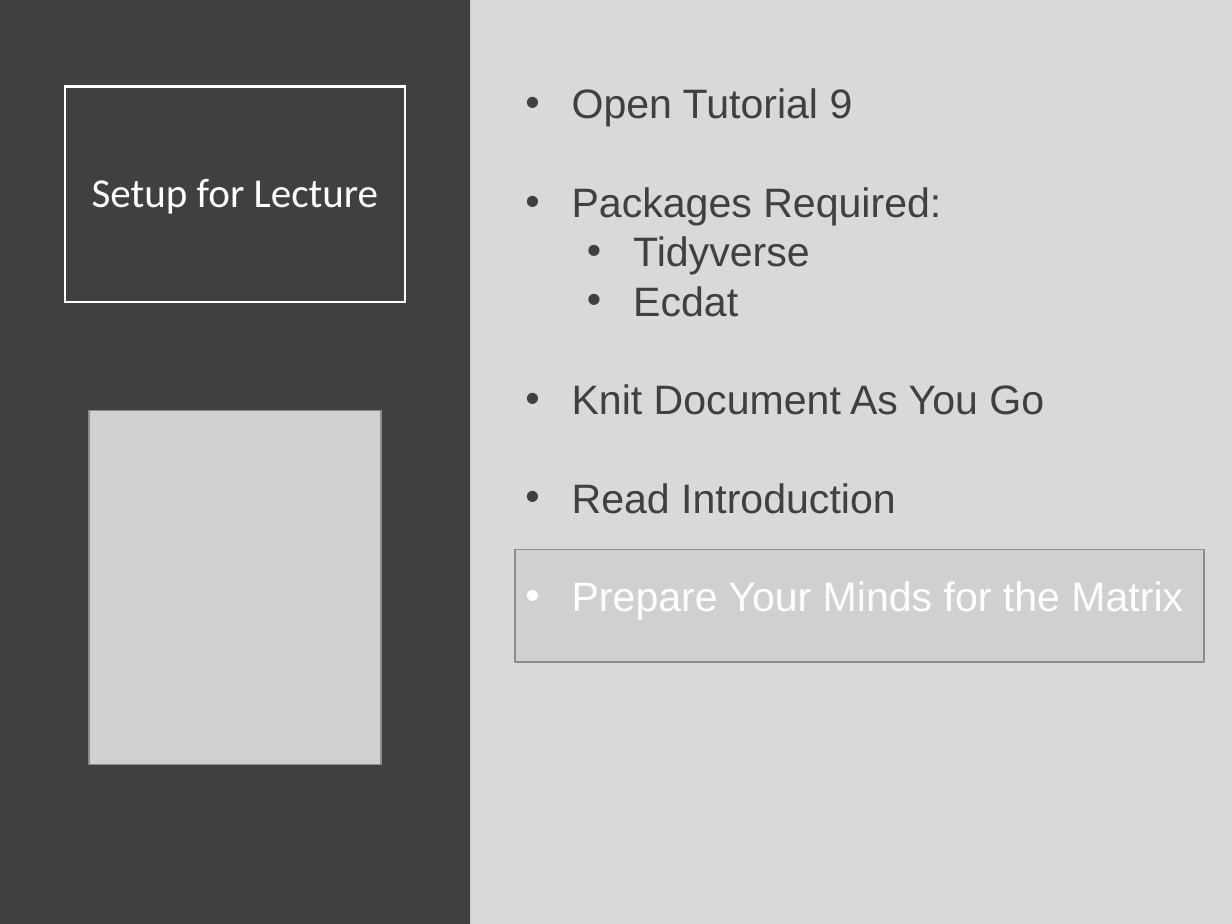
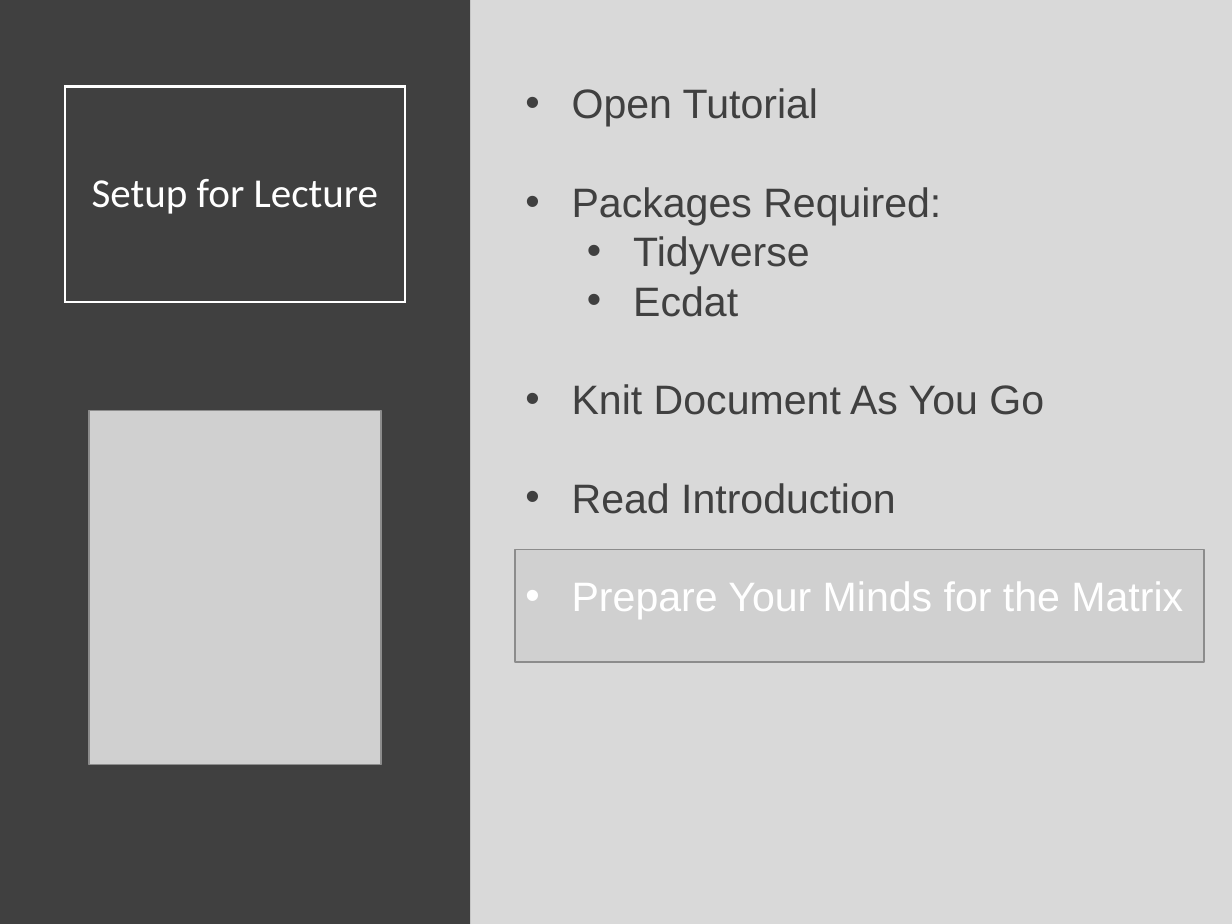
Before and after one commit to Yixf-Self/STOR320_WEBSITE, a slide deck: slide 3 of Lecture/Programming 1/Programming_1_Lecture.pptx. Drawn at 1232x924 pixels with LibreOffice and Linux fonts; fonts in the diff are those of the drawing; grey boxes stand for pictures. Boxes give left, top, right and bottom in pixels: in the first picture for what was removed or moved away, otherwise in the second. Text is boxed around its words. In the diff, an @@ line names an element or a change of style, - is before the commit and + after.

```diff
--- a/Lecture/Programming 1/Programming_1_Lecture.pptx
+++ b/Lecture/Programming 1/Programming_1_Lecture.pptx
@@ text at <box>572,88,818,127</box>: text changed @@
-• Open Tutorial 9
+• Open Tutorial
```
Also in this commit, not shown: 1 other file.
